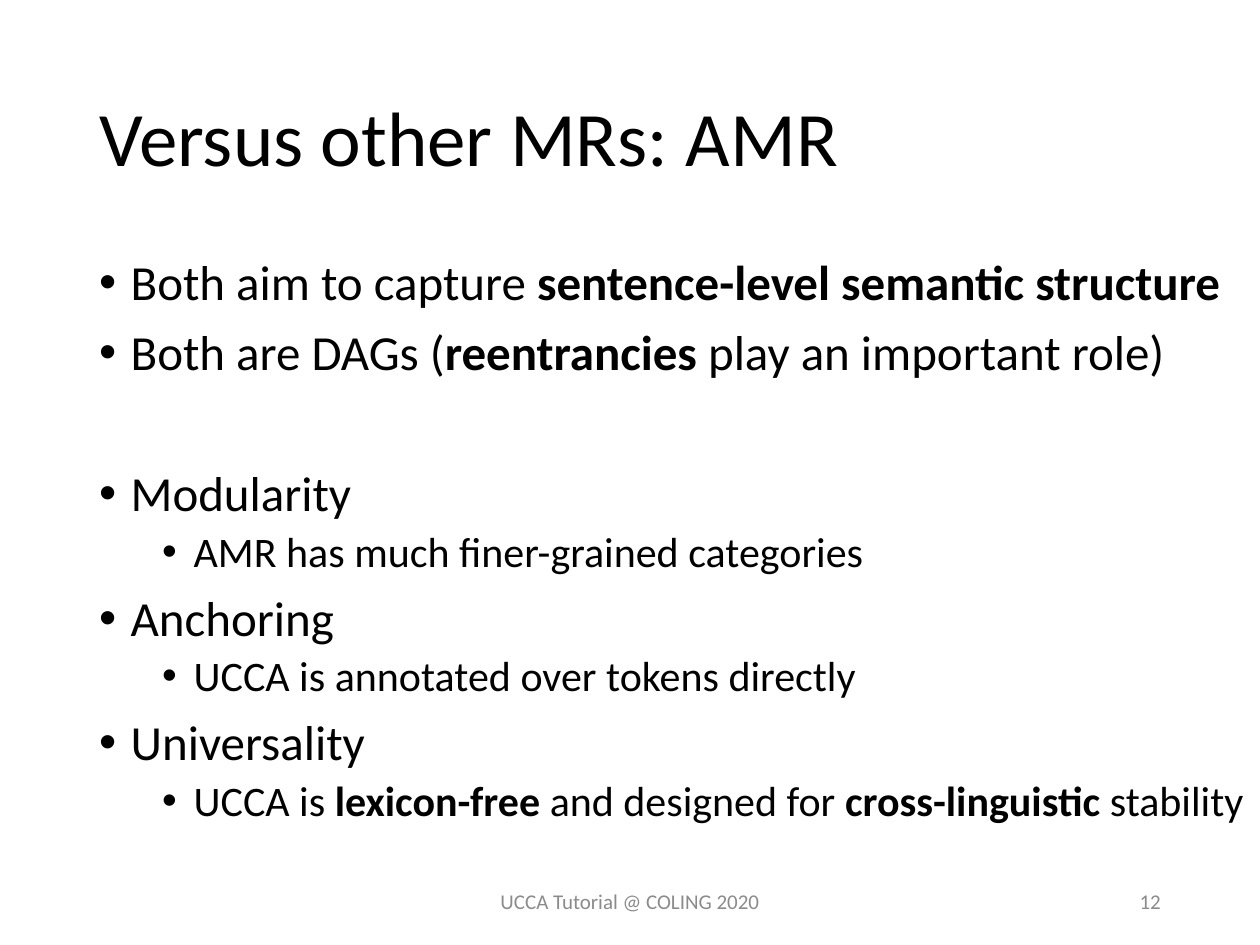
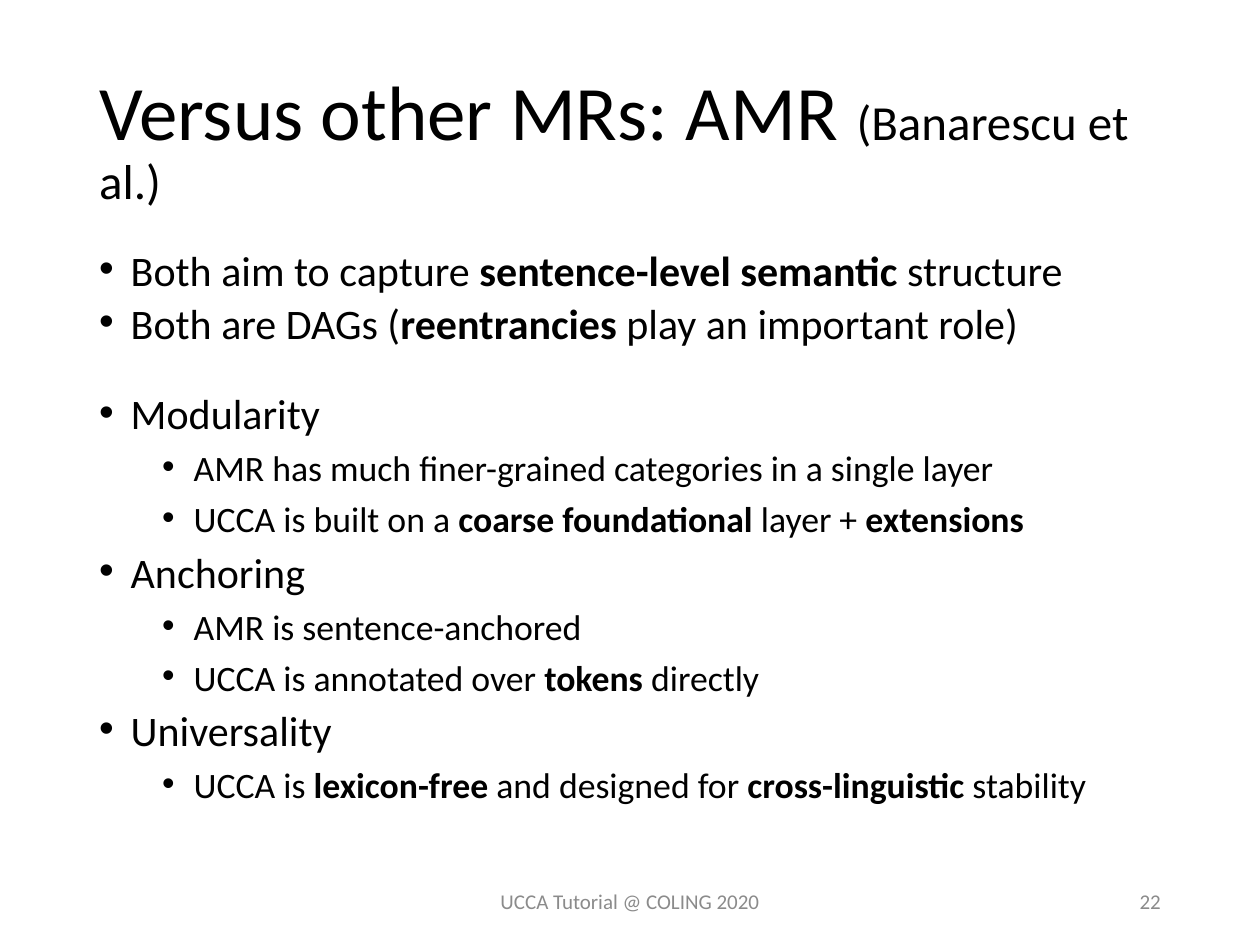
Before and after one commit to UniversalConceptualCognitiveAnnotation/tutorial, a slide deck: slide 22 of UCCA Extensions Comparison.pptx (slide 12 before the commit). Drawn at 1260x945 pixels with LibreOffice and Linux fonts; fonts in the diff are those of the drawing. Boxes give left, top, right and bottom in pixels: in the first picture for what was removed or moved away, otherwise in the second. Text is boxed around its words. In the diff, an @@ line names an element or a change of style, - is before the commit and + after.

```diff
--- a/UCCA Extensions Comparison.pptx
+++ b/UCCA Extensions Comparison.pptx
@@ title at (99, 86, 1128, 206): text changed @@
-Versus other MRs: AMR
+Versus other MRs: AMR (Banarescu et al.)
@@ text at (131, 256, 1086, 804): size 28 to 24.1 pt in "Both aim to capture sentence-level semantic structure", "Both are DAGs (reentrancies play an important ...", "Modularity", "Anchoring" and 1 more places; bold off in "structure"; size 24 to 20.4 pt in "UCCA is annotated over tokens directly", "UCCA is lexicon-free and designed for cross-linguistic ..."; bold on in "tokens"; line spacing 0.9 to 0.7; more space between paragraphs @@
@@ text at (194, 456, 1023, 538): text changed; size 24 to 20.4 pt @@
-  • AMR has much finer-grained categories
+  • AMR has much finer-grained categories in a single layer
+  • UCCA is built on a coarse foundational layer + extensions
@@ text at (194, 615, 581, 641): paragraph added @@
+  • AMR is sentence-anchored
@@ page number at (1140, 895, 1161, 909): text changed @@
-12
+22
```
Also in this commit, not shown: 15 other slides changed, 10 slides added.
